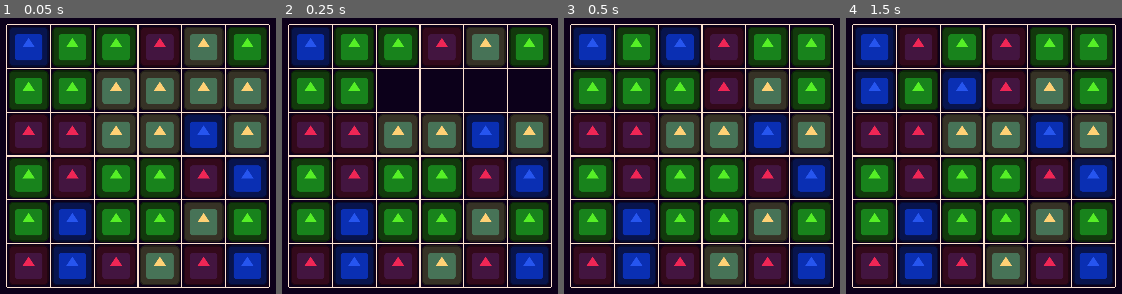
Above: before the commit, frames 1-4 (left to right).
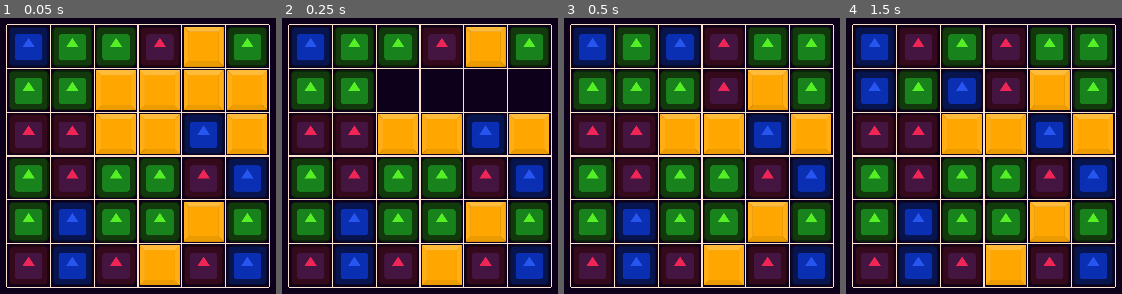
Above: after the commit, the same moments.

Repository: bonsaipropaganda/match-3-with-a-twist
Game: Godot game, scene res://Content/world.tscn
The game is run twice, just before and just after one commit, with the same random seed, the same clock (stepped at 60 frames per second) and the same inputs. The engine's default icon, where the game draws it, is replaced by a stand-in: a white triangle on a blue panel in a dark square.
Inputs (mouse positions are in pixels of both pictures, inside the frame that each line leads up to):
- Up to frame 1 (0.05 s): no input
- Up to frame 2 (0.25 s): no input
- Up to frame 3 (0.5 s): no input
- Up to frame 4 (1.5 s): move the mouse to (873, 45) at 0.52 s; click (873, 45) at 0.6 s; tap Enter at 1.25 s; move the mouse to (917, 89) at 1.27 s; click (917, 89) at 1.35 s

The runs differ from the first frame. In frame 1, 21% of the frame differs, in the area x 34-97%, y 3-97%; in frame 2, 13%; in frame 3, 13%; in frame 4, 13%.

Commit message:
testing asset pack upgrade
gonna add the other colors in a minute

Diff:
--- a/Content/Tile/tile.gd
+++ b/Content/Tile/tile.gd
@@ -20,7 +20,7 @@
 	preload("res://icon.svg"),
 	preload("res://icon.svg"),
 	preload("res://icon.svg"),
-	preload("res://icon.svg"),
+	preload("res://art/pieces/tiles_yellow.png"),
 ]
 
 # These are to distinguish tiles before we have sprites
Binary file added: art/pieces/tiles_yellow.png
Not shown, added: art/pieces/tiles_yellow.png.import
Not shown, added: art/pieces/tiles_yellow.png~
Not shown, added: art/pieces/tiles_yellow.swf
